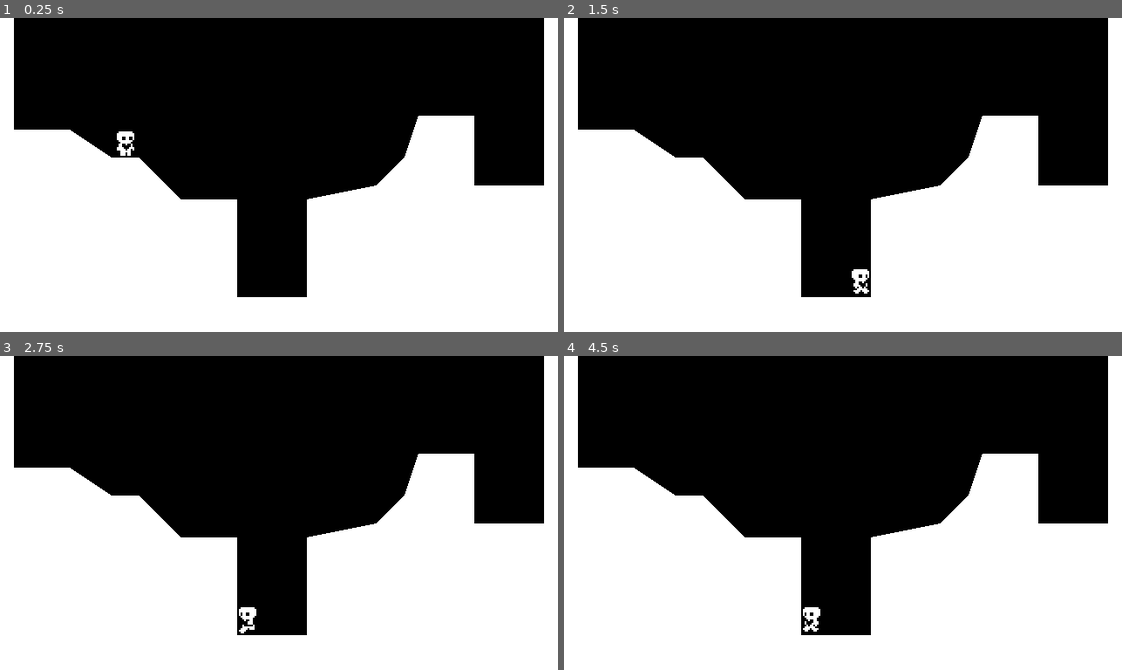
Above: before the commit, frames 1-4 (two rows, left to right).
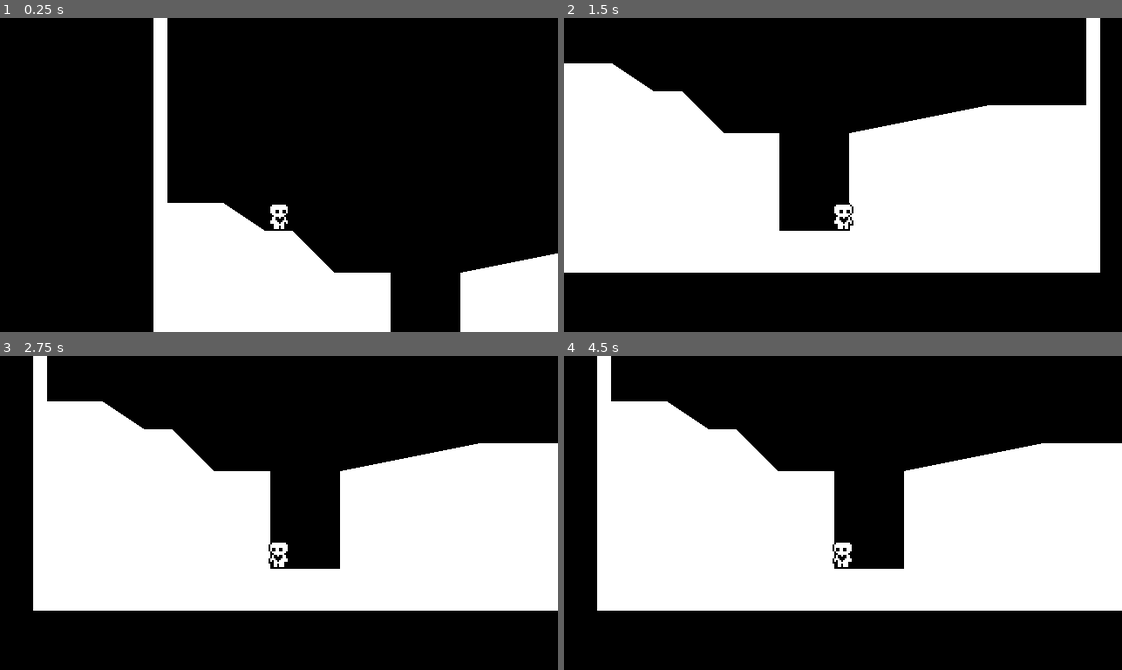
Above: after the commit, the same moments.

Repository: tobynk/HeartPlatformer
Game: Godot game, scene res://world.tscn
Same seed, same stepped clock (60 frames per second), same inputs: the game is played once before the commit and once after it.
Inputs:
- Up to frame 1 (0.25 s): no input
- Up to frame 2 (1.5 s): tap Enter (ui_accept) at 0.5, 0.6, 0.77, 1.07, 1.35 s; hold Right (ui_right) from 0.53 s (still down)
- Up to frame 3 (2.75 s): tap Enter (ui_accept) at 1.52, 1.82, 2.1 s; release Right (ui_right) at 2.03 s; hold Left (ui_left) from 2.03 s (still down)
- Up to frame 4 (4.5 s): release Left (ui_left) at 2.78 s; hold Right (ui_right) 2.78-4.28 s; tap Enter (ui_accept) at 2.85, 3.02, 3.32, 3.6, 3.77, 4.07, 4.35 s; hold Left (ui_left) from 4.28 s (still down)

The runs differ from the first frame. In frame 1, 40% of the frame differs, in the area x 0-100%, y 0-100%; in frame 2, 39%; in frame 3, 41%; in frame 4, 41%.

Commit message:
Progress Check 4

Diff:
--- a/78.tres
+++ b/78.tres
@@ -4,10 +4,10 @@
 
 [resource]
 script = ExtResource("1_iu52v")
-SPEED = 50.0
-JUMP_VELOCITY = -150.0
-acceleration = 800
+SPEED = 100.0
+JUMP_VELOCITY = -250.0
+acceleration = 1000
 friction = 1000.0
-gravity_scale = 2.0
-air_resitanece = 400.0
+gravity_scale = 0.8
+air_resitanece = 200.0
 air_acceleration = 400.0
--- a/player.gd
+++ b/player.gd
@@ -1,14 +1,17 @@
 extends CharacterBody2D
 
+var air_jump = false
+var just_wall_jumped = false
 @export var movement_data: PlayerMovmentData
 @onready var coyote_jump_timer = $coyoteJumpTimer
 @onready var animated_sprite_2d = $AnimatedSprite2D
-# Get the gravity from the project settings to be synced with RigidBody nodes.
+# Get the gravity from the project settings to b e synced with RigidBody nodes.
 var gravity = ProjectSettings.get_setting("physics/2d/default_gravity")
 
 
 func _physics_process(delta):
 	apply_gravity(delta)
+	handle_wall_jump()
 	handle_jump()
 	var input_axis = Input.get_axis("ui_left", "ui_right")
 	handle_acceration(input_axis, delta)
@@ -22,20 +25,39 @@
 	var just_left_ledge= was_on_foor and not is_on_floor() and velocity.y >=0
 	if just_left_ledge:
 		coyote_jump_timer.start()
-	if Input.is_action_just_pressed("ui_accept"):
-		movement_data = load("res://fastermovements.tres")
+	just_wall_jumped = false
+
 
 func apply_gravity(delta):
 	if not is_on_floor():
 		velocity.y += gravity* movement_data.gravity_scale * delta
 
+func handle_wall_jump():
+	if not is_on_wall_only(): return
+	var wall_normal = get_wall_normal()
+	if Input.is_action_just_pressed("ui_up"):
+		velocity.x = wall_normal.x * movement_data.SPEED
+		velocity.y = movement_data.JUMP_VELOCITY
+		just_wall_jumped = true
+	#if Input.is_action_just_pressed("ui_up") and wall_normal == Vector2.RIGHT:
+		#velocity.x = wall_normal.x * movement_data.SPEED
+		#velocity.y = movement_data.JUMP_VELOCITY
+
+
+
 func handle_jump():
+	if is_on_floor(): air_jump = true
+
 	if is_on_floor() or coyote_jump_timer.time_left >0.0:
 		if Input.is_action_just_pressed("ui_up") and is_on_floor():
 			velocity.y = movement_data.JUMP_VELOCITY
 	if not is_on_floor():
 		if Input.is_action_just_released("ui_up") and velocity.y < movement_data.JUMP_VELOCITY / 2:
 			velocity.y = movement_data.JUMP_VELOCITY / 2
+
+		if Input.is_action_just_pressed("ui_up") and air_jump and not just_wall_jumped:
+			velocity.y = movement_data.JUMP_VELOCITY * 0.8
+			air_jump = false
 
 func handle_acceration(input_axis,delta):
 	if not is_on_floor(): return
--- a/player.tscn
+++ b/player.tscn
@@ -79,7 +79,7 @@
 }]
 
 [sub_resource type="RectangleShape2D" id="RectangleShape2D_aix8d"]
-size = Vector2(12, 16)
+size = Vector2(8.5, 16)
 
 [node name="player" type="CharacterBody2D"]
 floor_stop_on_slope = false
@@ -94,9 +94,12 @@
 animation = &"idle"
 
 [node name="CollisionShape2D" type="CollisionShape2D" parent="."]
-position = Vector2(0, -8)
+position = Vector2(-0.75, -8)
 shape = SubResource("RectangleShape2D_aix8d")
 
 [node name="coyoteJumpTimer" type="Timer" parent="."]
 wait_time = 0.2
 one_shot = true
+
+[node name="Camera2D" type="Camera2D" parent="."]
+position = Vector2(2.08165e-12, -32)
--- a/world.tscn
+++ b/world.tscn
@@ -1,7 +1,10 @@
-[gd_scene load_steps=3 format=3 uid="uid://dnjyspp8av7i2"]
+[gd_scene load_steps=4 format=3 uid="uid://dnjyspp8av7i2"]
 
 [ext_resource type="Script" path="res://world.gd" id="1_r4iwk"]
 [ext_resource type="PackedScene" uid="uid://bhcleoee465h" path="res://player.tscn" id="2_0v13i"]
+
+[sub_resource type="RectangleShape2D" id="RectangleShape2D_aokvt"]
+size = Vector2(20, 64)
 
 [node name="World" type="Node2D"]
 script = ExtResource("1_r4iwk")
@@ -10,9 +13,20 @@
 
 [node name="CollisionPolygon2D" type="CollisionPolygon2D" parent="StaticBody2D"]
 position = Vector2(-8, 0)
-polygon = PackedVector2Array(8, -64, 16, -64, 16, 64, 48, 64, 72, 80, 88, 80, 96, 88, 112, 104, 144, 104, 144, 160, 184, 160, 184, 104, 224, 96, 240, 80, 248, 56, 280, 56, 280, 96, 320, 96, 320, -56, 328, -56, 328, 184, 8, 184, 8, 0)
+polygon = PackedVector2Array(8, -64, 16, -64, 16, 64, 48, 64, 72, 80, 88, 80, 96, 88, 112, 104, 144, 104, 144, 160, 184, 160, 184, 104, 224, 96, 264, 88, 320, 88, 320, -56, 320, -64, 328, -64, 328, -56, 328, 184, 8, 184, 8, 0)
 
 [node name="Polygon2D" type="Polygon2D" parent="StaticBody2D/CollisionPolygon2D"]
 
 [node name="player" parent="." instance=ExtResource("2_0v13i")]
 position = Vector2(72, 48)
+
+[node name="StaticBody2D2" type="StaticBody2D" parent="."]
+
+[node name="CollisionShape2D" type="CollisionShape2D" parent="StaticBody2D2"]
+position = Vector2(256, -32)
+shape = SubResource("RectangleShape2D_aokvt")
+
+[node name="ColorRect" type="ColorRect" parent="StaticBody2D2"]
+offset_left = 248.0
+offset_top = -64.0
+offset_right = 264.0
